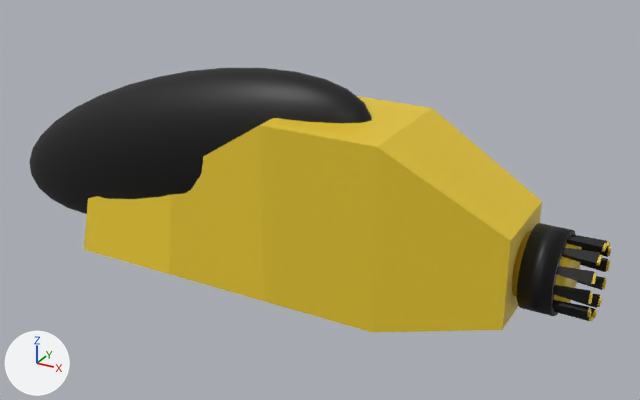
One commit to the glTF model assets/ship/body/SpaceshipBody.glb: the scene before it, then after it.
The view is the same before and after, from a 50 mm lens placed at (5.53, -9.46, 4.98), pointed at (0.22, 0.2, 0.15). Every picture has the same lights, and +X, +Y and +Z are marked at lower left. Where no turn or scale is listed for an object, it has been applied to the vertices.

The scene before the commit, as lines of its bpy script (objects in view):
```python
me_cube_002 = bpy.data.meshes.new('Cube.002')
me_cube_002.from_pydata(...)  # 20 vertices, 36 faces; spans x -3.16..3.16, y -0.82..0.82, z -1.23..1.23
me_cube_002.materials.append(mat_yellow_001)  # yellow #e7c72e
me_cylinder = bpy.data.meshes.new('Cylinder')
me_cylinder.from_pydata(...)  # a 32-sided cylinder along x spanning x -0.6..0.0, y -0.4..0.4, z -0.4..0.4
me_cylinder.materials.append(mat_yellow_002)  # yellow #e7c72e
me_sphere_001 = bpy.data.meshes.new('Sphere.001')
me_sphere_001.from_pydata(...)  # 482 vertices, 960 faces; spans x -2.99..2.99, y -0.74..0.74, z -1.37..1.37
me_sphere_001.materials.append(mat_black_001)  # black #000000
ob_cube_001 = bpy.data.objects.new('Cube.001', me_cube_002)
ob_cube_001.location = (-0.06, 0.0, 0.24)
ob_maincylinder = bpy.data.objects.new('MainCylinder', me_cylinder)
ob_maincylinder.location = (3.7, 0.0, 0.0)
ob_sphere_001 = bpy.data.objects.new('Sphere.001', me_sphere_001)
ob_sphere_001.location = (-1.93, 0.0, 0.56)
# also in view: 'Cylinder.001' at (3.4, 0.0, 0.0); 'Cube.012' at (3.76, -0.22, 0.38)
```
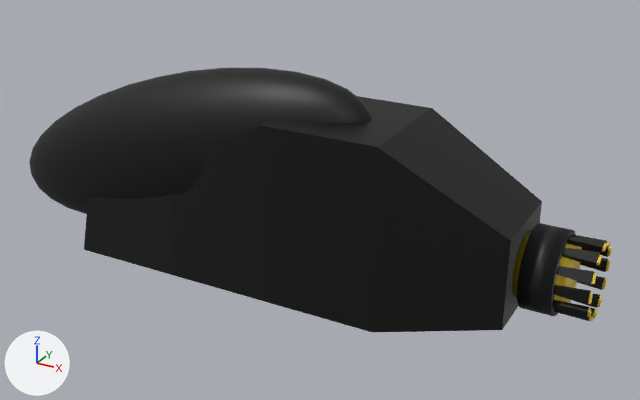
Diff of the bpy script that builds the scene:
```diff
--- a/assets/ship/body/SpaceshipBody.glb.py
+++ b/assets/ship/body/SpaceshipBody.glb.py
@@ me_cube_002 @@
 me_cube_002.from_pydata(...)  # 20 vertices, 36 faces; spans x -3.16..3.16, y -0.82..0.82, z -1.23..1.23
-me_cube_002.materials.append(mat_yellow_001)  # yellow #e7c72e
+me_cube_002.materials.append(mat_black_001)  # black #000000
```

Boxes [x1, y1, x2, y2] around the edits, measured in the pictures (640 x 400 px):
'Cube.001', recoloured (yellow to black): [84, 96, 542, 332] in both
